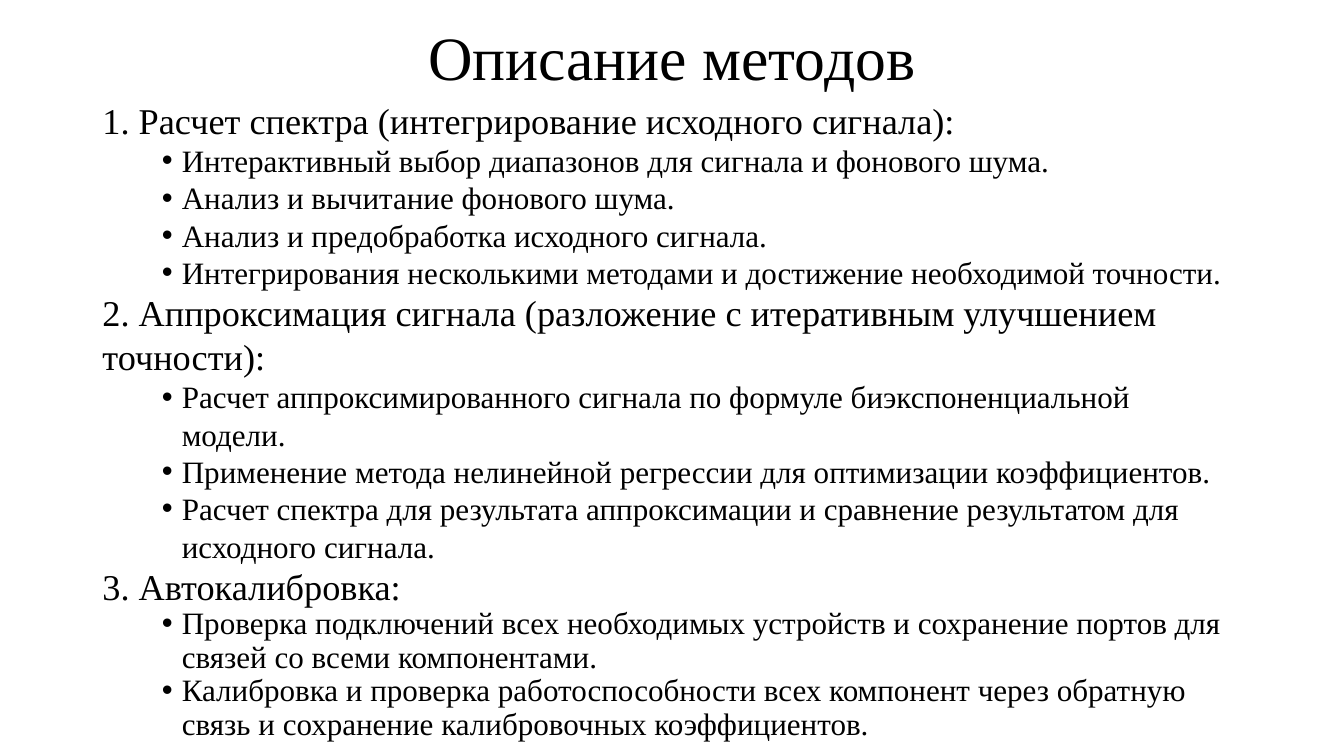
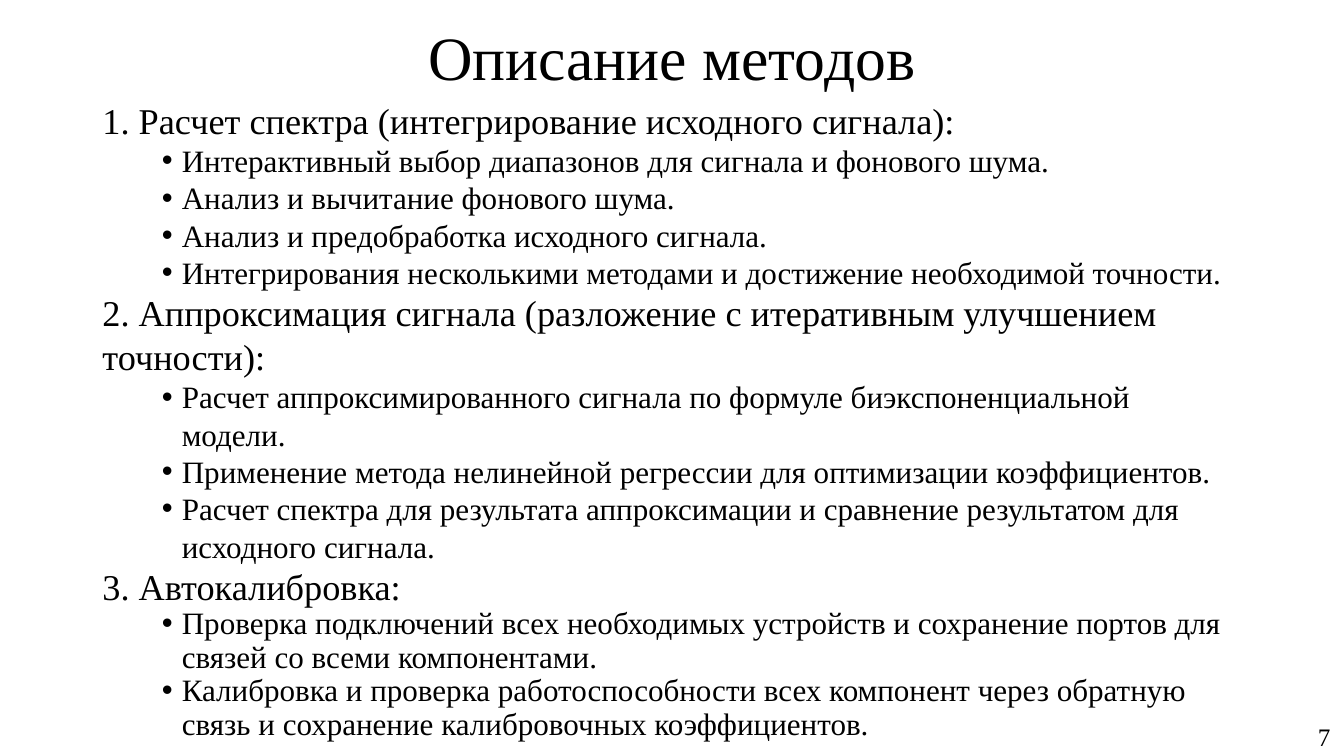
Before and after one commit to KeroDeep/Education, a slide deck: slide 7 of Novosibirsk_State_University/Дипломная работа/Зачет.pptx. Drawn at 1344x756 pixels with LibreOffice and Linux fonts; fonts in the diff are those of the drawing. Boxes give left, top, right and bottom in pixels: in the first picture for what was removed or moved away, otherwise in the second. Text is boxed around its words. In the diff, an @@ line names an element or a change of style, - is before the commit and + after.

```diff
--- a/Novosibirsk_State_University/Дипломная работа/Зачет.pptx
+++ b/Novosibirsk_State_University/Дипломная работа/Зачет.pptx
@@ text added at [1318,729,1331,746], 18 pt, text #000000 @@
+7
```
Also in this commit, not shown: 10 other slides changed, 3 other files.
